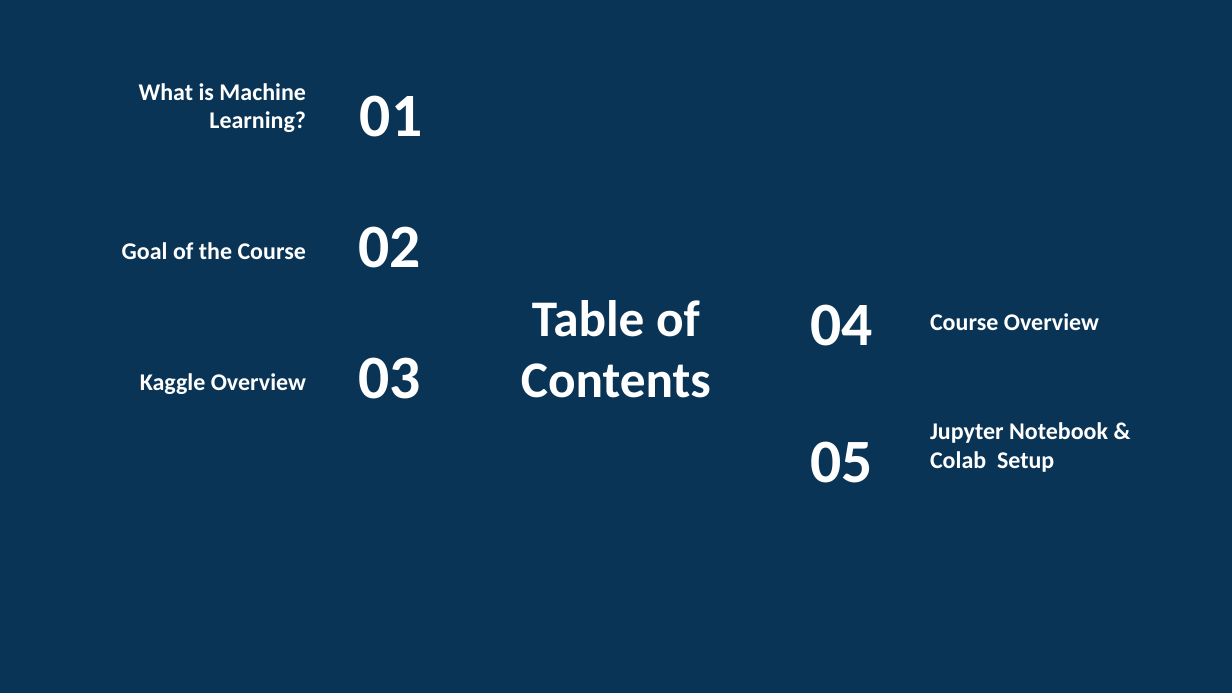
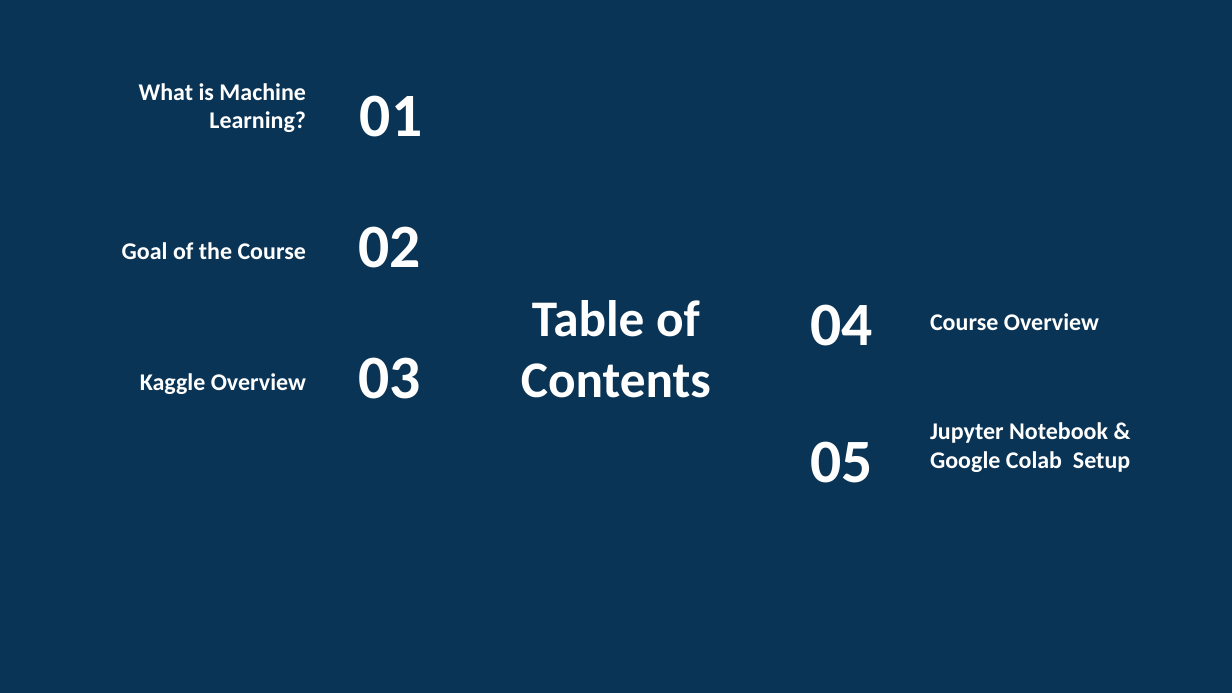
Before and after one commit to ohamed/ML-Training, a slide deck: slide 3 of pptx/00_Intro+to+Course.pptx. Drawn at 1232x693 pixels with LibreOffice and Linux fonts; fonts in the diff are those of the drawing; background and template pictures are left out. Boxes give left, top, right and bottom in pixels: in the first picture for what was removed or moved away, otherwise in the second. Text is boxed around its words. In the diff, an @@ line names an element or a change of style, - is before the commit and + after.

```diff
--- a/pptx/00_Intro+to+Course.pptx
+++ b/pptx/00_Intro+to+Course.pptx
@@ title at <box>930,422,1130,472</box>: text changed @@
-Jupyter Notebook & Colab Setup
+Jupyter Notebook & Google Colab Setup
```
Also in this commit, not shown: 1 other slide changed, 1 other file.
